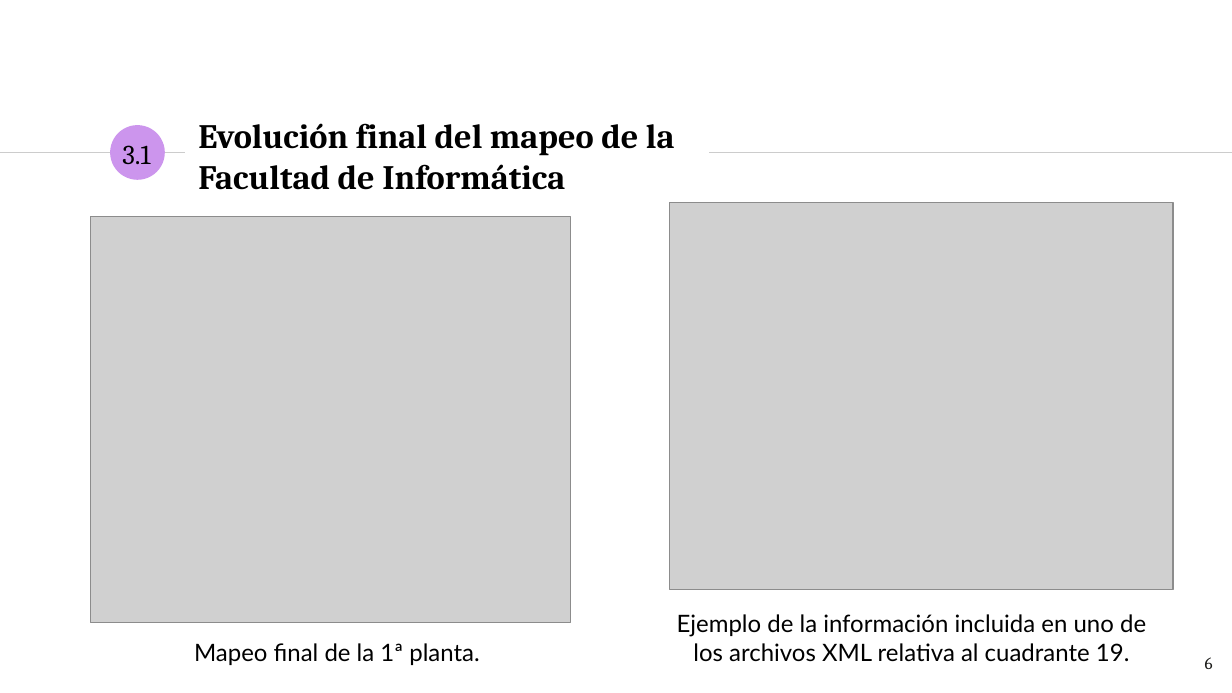
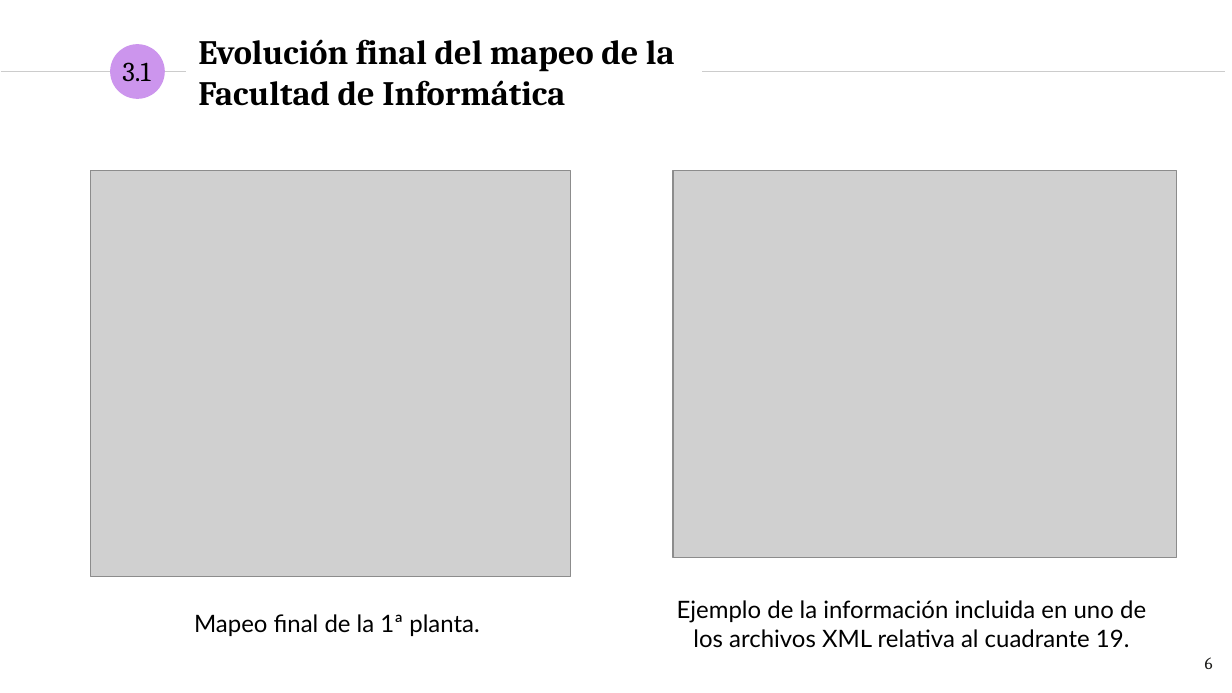
Before and after one commit to NILGroup/TFG-1920-DiscapacidadVisual, a slide deck: slide 6 of Defensa/presentaciónFinal_v2.pptx. Drawn at 1232x693 pixels with LibreOffice and Linux fonts; fonts in the diff are those of the drawing; grey boxes stand for pictures. Boxes give left, top, right and bottom in pixels: in the first picture for what was removed or moved away, otherwise in the second. Text is boxed around its words. In the diff, an @@ line names an element or a change of style, - is before the commit and + after.

```diff
--- a/Defensa/presentaciónFinal_v2.pptx
+++ b/Defensa/presentaciónFinal_v2.pptx
@@ title "Evolución final del mapeo de ...": place and size @@
-title "Evolución final del mapeo de ..." at box(198, 123, 675, 190)
+title "Evolución final del mapeo de ..." at box(198, 39, 675, 106)
@@ 1 text, 1 ellipse, 1 line: place and size @@
-1 text, 1 ellipse, 1 line at box(0, 126, 185, 180)
+1 text, 1 ellipse, 1 line at box(1, 44, 186, 99)
@@ line moved from (710, 153) - (1232, 153) to (702, 71) - (1225, 71) @@
@@ picture: place and size @@
-picture at box(91, 217, 570, 623)
+picture at box(91, 170, 570, 577)
@@ picture: place and size @@
-picture at box(669, 202, 1173, 589)
+picture at box(673, 170, 1177, 557)
@@ text "Ejemplo de la información incluida ...": place and size @@
-text "Ejemplo de la información incluida ..." at box(677, 614, 1146, 662)
+text "Ejemplo de la información incluida ..." at box(677, 600, 1146, 648)
@@ text "Mapeo final de la 1ª ...": place and size @@
-text "Mapeo final de la 1ª ..." at box(194, 643, 479, 665)
+text "Mapeo final de la 1ª ..." at box(194, 614, 479, 636)
```
Also in this commit, not shown: 9 other slides changed.
